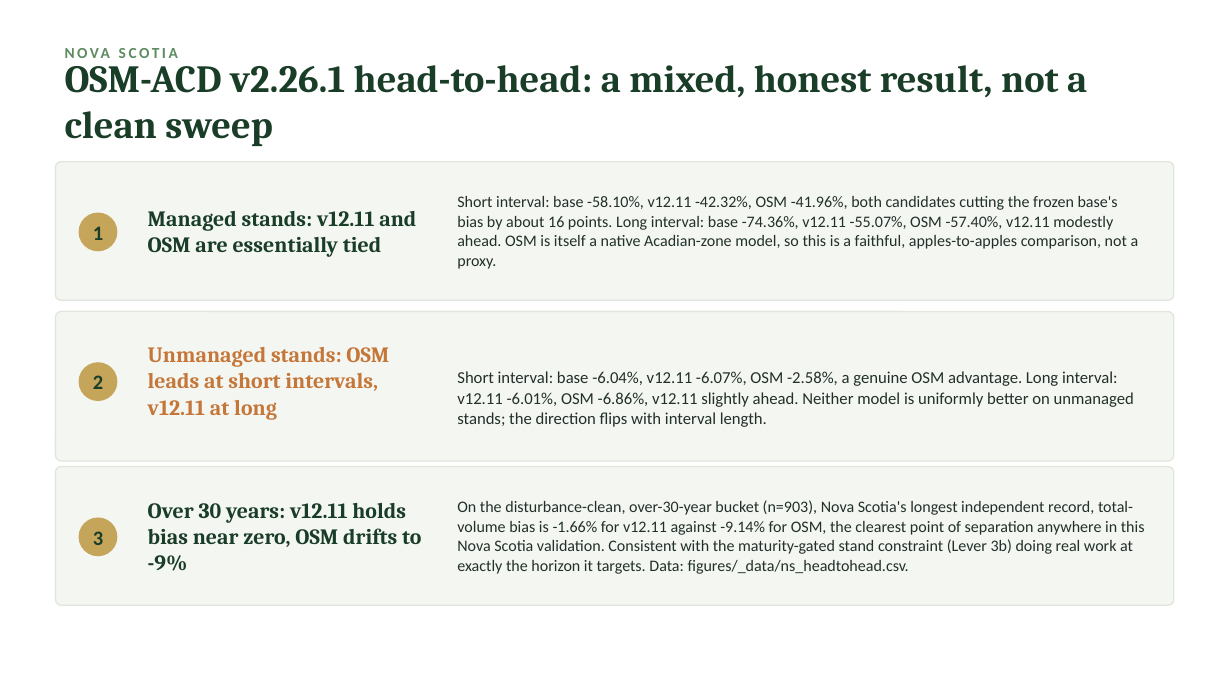
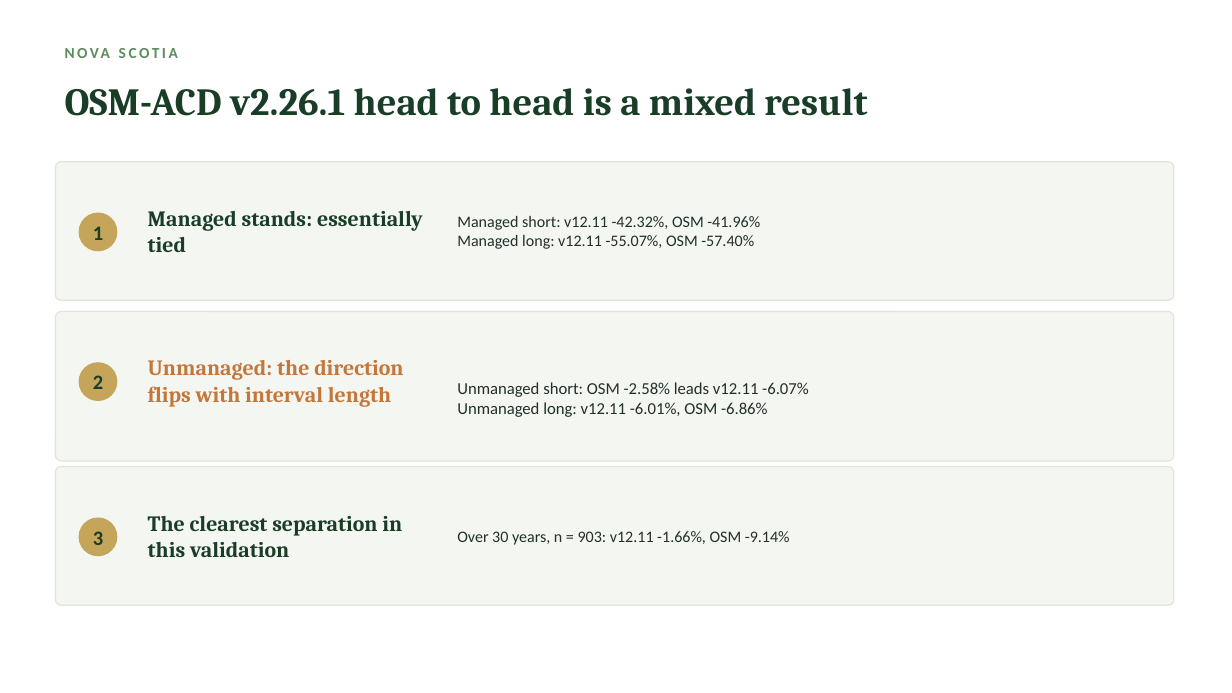
Before and after one commit to holoros/fvs-acd, a slide deck: slide 33 of FVS-ACD_Hennigar_Aug2026.pptx. Drawn at 1232x693 pixels with LibreOffice and Linux fonts; fonts in the diff are those of the drawing. Boxes give left, top, right and bottom in pixels: in the first picture for what was removed or moved away, otherwise in the second. Text is boxed around its words. In the diff, an @@ line names an element or a change of style, - is before the commit and + after.

```diff
--- a/FVS-ACD_Hennigar_Aug2026.pptx
+++ b/FVS-ACD_Hennigar_Aug2026.pptx
@@ text at (x1=65, y1=88, x2=867, y2=116): text changed @@
-OSM-ACD v2.26.1 head-to-head: a mixed, honest result, not a clean sweep
+OSM-ACD v2.26.1 head to head is a mixed result
@@ text at (x1=148, y1=211, x2=423, y2=252): text changed @@
-Managed stands: v12.11 and OSM are essentially tied
+Managed stands: essentially tied
@@ text at (x1=457, y1=216, x2=760, y2=249): text changed @@
-Short interval: base -58.10%, v12.11 -42.32%, OSM -41.96%, both candidates cutting the frozen base's bias by about 16 points. Long interval: base -74.36%, v12.11 -55.07%, OSM -57.40%, v12.11 modestly ahead. OSM is itself a native Acadian-zone model, so this is a faithful, apples-to-apples comparison, not a proxy.
+Managed short: v12.11 -42.32%, OSM -41.96%
+Managed long: v12.11 -55.07%, OSM -57.40%
@@ text at (x1=148, y1=360, x2=403, y2=407): text changed @@
-Unmanaged stands: OSM leads at short intervals, v12.11 at long
+Unmanaged: the direction flips with interval length
@@ text at (x1=457, y1=382, x2=809, y2=417): text changed @@
-Short interval: base -6.04%, v12.11 -6.07%, OSM -2.58%, a genuine OSM advantage. Long interval: v12.11 -6.01%, OSM -6.86%, v12.11 slightly ahead. Neither model is uniformly better on unmanaged stands; the direction flips with interval length.
+Unmanaged short: OSM -2.58% leads v12.11 -6.07%
+Unmanaged long: v12.11 -6.01%, OSM -6.86%
@@ text at (x1=148, y1=516, x2=402, y2=557): text changed @@
-Over 30 years: v12.11 holds bias near zero, OSM drifts to -9%
+The clearest separation in this validation
@@ text at (x1=457, y1=531, x2=790, y2=545): text changed @@
-On the disturbance-clean, over-30-year bucket (n=903), Nova Scotia's longest independent record, total-volume bias is -1.66% for v12.11 against -9.14% for OSM, the clearest point of separation anywhere in this Nova Scotia validation. Consistent with the maturity-gated stand constraint (Lever 3b) doing real work at exactly the horizon it targets. Data: figures/_data/ns_headtohead.csv.
+Over 30 years, n = 903: v12.11 -1.66%, OSM -9.14%
```
Also in this commit, not shown: 39 other slides changed, 1 slide added, 25 other files.
